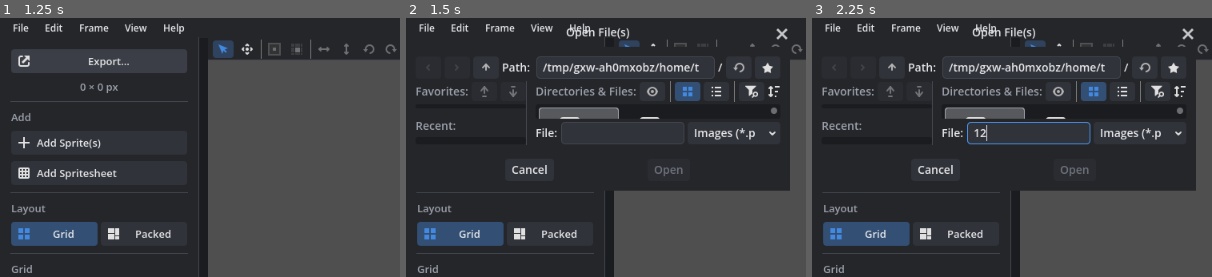
Above: before the commit, frames 1-3 (left to right).
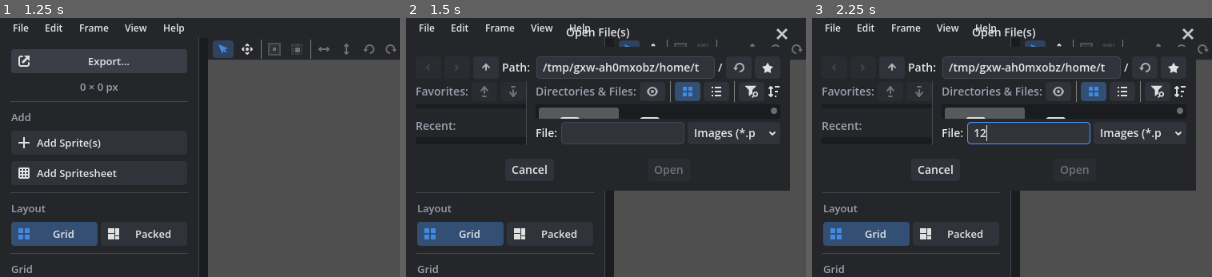
Above: after the commit, the same moments.

Repository: caleb-tognoli/spritesheetbelli
Game: Godot game, scene res://ui/main/main.tscn
Two runs of this game, one before a commit and one after it. Both use one fixed random seed, a clock stepped at 60 frames per second and the inputs below.
Inputs (mouse positions are % of the whole screen's width and height, from its top left):
- Up to frame 1 (1.25 s): click "Export…" at 0.5 s
- Up to frame 2 (1.5 s): click "Add Sprite(s)" at 1.25 s
- Up to frame 3 (2.25 s): click (27, 22) at 2.02 s; type "12" at 2.1 s
The pictures show only the part of the screen within x 0-50%, y 0-50%; the shares and areas given below are measured in that part.

Frame 1 is identical in both runs. In frame 2, 0.1% of the frame differs, in the area x 33-54%, y 34-39%; in frame 3, 0.1%.

Commit message:
Sprites list highlights the whole row, cursor follows the selection
- A selected frame's highlight spans its whole row in the Sprites list, thumbnail, name,
  size and pin, as one box: the list highlighted the name alone, as sizes can't be picked,
  and would have drawn each cell as its own rounded box without the pin
- Frames selected in the preview put the list's keyboard cursor on the first of them, or
  on none, instead of leaving it on a frame picked earlier
- Lists draw their keyboard cursor only while they have focus

Diff:
--- a/scripts/ui/app_theme.gd
+++ b/scripts/ui/app_theme.gd
@@ -263,8 +263,9 @@
 		theme.set_stylebox("selected_focus", type, selected)
 		theme.set_stylebox("hovered_selected", type, hovered_selected)
 		theme.set_stylebox("hovered_selected_focus", type, hovered_selected)
+		# The keyboard cursor only shows while the list has focus
 		theme.set_stylebox("cursor", type, cursor)
-		theme.set_stylebox("cursor_unfocused", type, cursor)
+		theme.set_stylebox("cursor_unfocused", type, StyleBoxEmpty.new())
 		for color: StringName in [
 			&"font_color",
 			&"font_hovered_color",
--- a/tests/unit/test_sprites_panel.gd
+++ b/tests/unit/test_sprites_panel.gd
@@ -77,6 +77,34 @@
 	)
 
 
+func test_the_cursor_follows_the_preview() -> void:
+	main.preview.set_selected_coords([Vector2i(2, 0), Vector2i(1, 0)] as Array[Vector2i])
+	assert_eq(panel.tree.get_selected(), item_of(Vector2i(1, 0)), "on the first selected")
+	main.preview.set_selected_coords([] as Array[Vector2i])
+	assert_true(panel.tree.get_selected() == null, "on none")
+	assert_true(
+		panel.tree.get_theme_stylebox("cursor_unfocused") is StyleBoxEmpty, "only drawn with focus"
+	)
+
+
+func test_the_whole_row_is_highlighted() -> void:
+	main.preview.set_selected_coords([Vector2i(1, 0)] as Array[Vector2i])
+	var item := item_of(Vector2i(1, 0))
+	assert_true(item.get_custom_stylebox(0) is StyleBoxFlat, "the name")
+	assert_true(item.get_custom_stylebox(1) is StyleBoxFlat, "the size")
+	assert_true(item_of(Vector2i(0, 0)).get_custom_stylebox(0) == null)
+	assert_true(
+		panel.tree.get_theme_stylebox("selected") is StyleBoxEmpty, "not cell by cell as well"
+	)
+	# Picked in the list
+	panel.tree.set_selected(item_of(Vector2i(0, 0)), 0)
+	assert_true(item_of(Vector2i(0, 0)).get_custom_stylebox(1) is StyleBoxFlat)
+	assert_true(item.get_custom_stylebox(1) == null, "no longer selected")
+	Actions.run(&"layout_packed")
+	var box: StyleBoxFlat = item_of(Vector2i(0, 0)).get_custom_stylebox(1)
+	assert_true(box.expand_margin_right > 0, "over the pin too")
+
+
 func test_search() -> void:
 	panel.search.text = "EA"
 	panel.search.text_changed.emit("EA")
@@ -125,7 +153,14 @@
 
 func test_only_names_are_edited() -> void:
 	var item := item_of(Vector2i(0, 0))
-	panel.tree.set_selected(item, 1)
+	panel.tree.set_selected(item, 0)
+	# The cursor moved onto the size with the keyboard
+	panel.tree.grab_focus()
+	var right := InputEventKey.new()
+	right.keycode = KEY_RIGHT
+	right.pressed = true
+	panel.tree.get_viewport().push_input(right)
+	assert_eq(panel.tree.get_selected_column(), 1)
 	panel._edit_selected()
 	assert_eq(panel.tree.get_selected_column(), 0, "the name, not the size")
 	assert_false(item.is_editable(1))
--- a/ui/main/sprites_panel.gd
+++ b/ui/main/sprites_panel.gd
@@ -16,6 +16,10 @@
 var close_button := Button.new()
 
 var _thumbnails: Dictionary[Image, Texture2D] = {}
+## The selection's highlight on the name, on the size, and on the size and pin: the list
+## highlights each cell on its own, rounded, and leaves out the pin, so the selected frames
+## get these across the row instead
+var _highlights: Array[StyleBoxFlat] = []
 ## Whether the selection is being copied between the list and the preview, so it isn't
 ## copied back
 var _syncing := false
@@ -69,7 +73,7 @@
 func _ready() -> void:
 	close_button.pressed.connect(func() -> void: Settings.set_value(&"show_sprites", false))
 	search.text_changed.connect(refresh.unbind(1))
-	tree.multi_selected.connect(_on_tree_selected.unbind(3))
+	tree.multi_selected.connect(_on_tree_multi_selected)
 	tree.item_activated.connect(_edit_selected)
 	tree.item_edited.connect(_on_item_edited)
 	tree.button_clicked.connect(_on_button_clicked)
@@ -137,6 +141,7 @@
 
 func _notification(what: int) -> void:
 	if what == NOTIFICATION_THEME_CHANGED:
+		_update_highlights()
 		refresh()
 
 
@@ -176,7 +181,8 @@
 	return _thumbnails[img]
 
 
-## Selects in the list what's selected in the preview
+## Selects in the list what's selected in the preview, with the keyboard cursor on the
+## first selected frame, or on none
 func _show_selection() -> void:
 	if _syncing or not preview or not visible:
 		return
@@ -184,21 +190,61 @@
 	var selected := {}
 	for coord in preview.get_selected_coords():
 		selected[coord] = true
+	tree.deselect_all()
 	var item := tree.get_root().get_next_in_tree() if tree.get_root() else null
 	var first_selected: TreeItem = null
 	while item:
 		var coord: Variant = item.get_metadata(0)
-		if coord is Vector2i:
-			if selected.has(coord):
-				item.select(0)
-				if not first_selected:
-					first_selected = item
-			else:
-				item.deselect(0)
+		if coord is Vector2i and selected.has(coord):
+			item.select(0, not first_selected)
+			if not first_selected:
+				first_selected = item
+		_highlight(item, item.is_selected(0))
 		item = item.get_next_in_tree()
 	if first_selected:
 		tree.scroll_to_item(first_selected)
 	_syncing = false
+
+
+## Makes the highlights from the theme's, and stops the list drawing its own
+func _update_highlights() -> void:
+	var selected := get_theme_stylebox("selected", &"Tree") as StyleBoxFlat
+	if not selected:
+		return
+	var name_box := selected.duplicate() as StyleBoxFlat
+	name_box.corner_radius_top_right = 0
+	name_box.corner_radius_bottom_right = 0
+	var size_box := selected.duplicate() as StyleBoxFlat
+	size_box.corner_radius_top_left = 0
+	size_box.corner_radius_bottom_left = 0
+	var pin_box := size_box.duplicate() as StyleBoxFlat
+	pin_box.expand_margin_right = (
+		PIN_ICON.get_width()
+		+ tree.get_theme_stylebox("button_pressed").get_minimum_size().x
+		+ tree.get_theme_constant("button_margin")
+	)
+	_highlights = [name_box, size_box, pin_box]
+	for style: StringName in [&"selected", &"selected_focus"]:
+		tree.add_theme_stylebox_override(style, StyleBoxEmpty.new())
+	# The pointer shades a selected cell as it does the others
+	var hovered := get_theme_stylebox("hovered", &"Tree")
+	for style: StringName in [&"hovered_selected", &"hovered_selected_focus"]:
+		tree.add_theme_stylebox_override(style, hovered)
+
+
+## Highlights [param item]'s row if its frame is [param selected]
+func _highlight(item: TreeItem, selected: bool) -> void:
+	if _highlights.is_empty():
+		return
+	item.set_custom_stylebox(0, _highlights[0] if selected else null)
+	var size_box := _highlights[2] if item.get_button_count(1) else _highlights[1]
+	item.set_custom_stylebox(1, size_box if selected else null)
+
+
+## Sent for each name picked or unpicked, sometimes before the item has changed
+func _on_tree_multi_selected(item: TreeItem, _column: int, selected: bool) -> void:
+	_highlight(item, selected)
+	_on_tree_selected()
 
 
 func _on_tree_selected() -> void:
Not shown, changed: CHANGELOG.md
